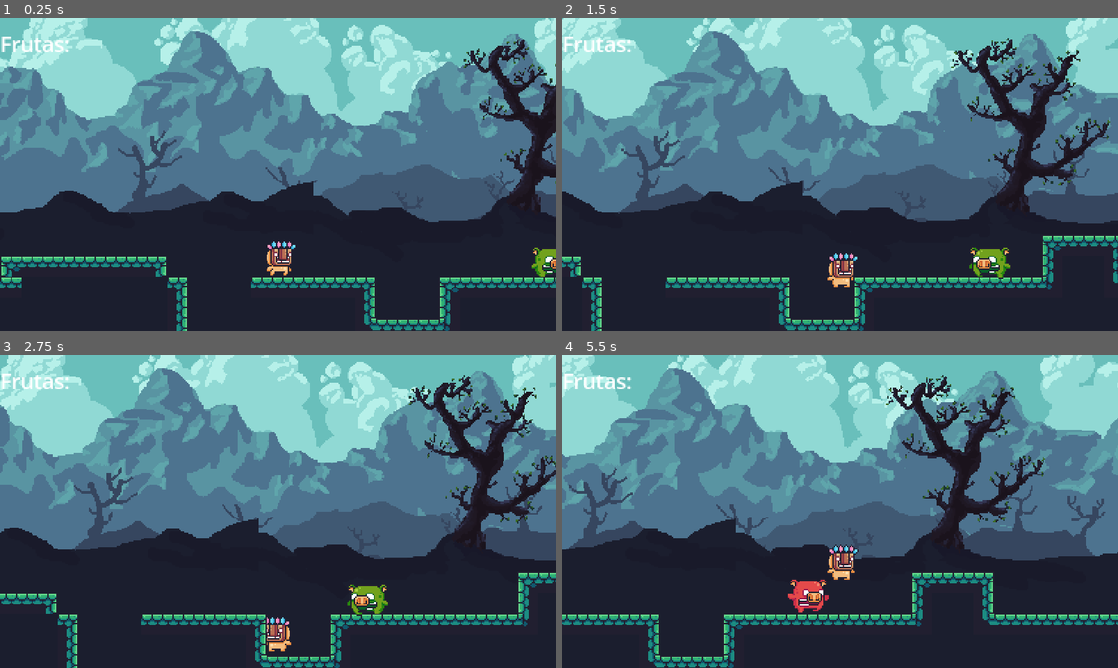
Above: before the commit, frames 1-4 (two rows, left to right).
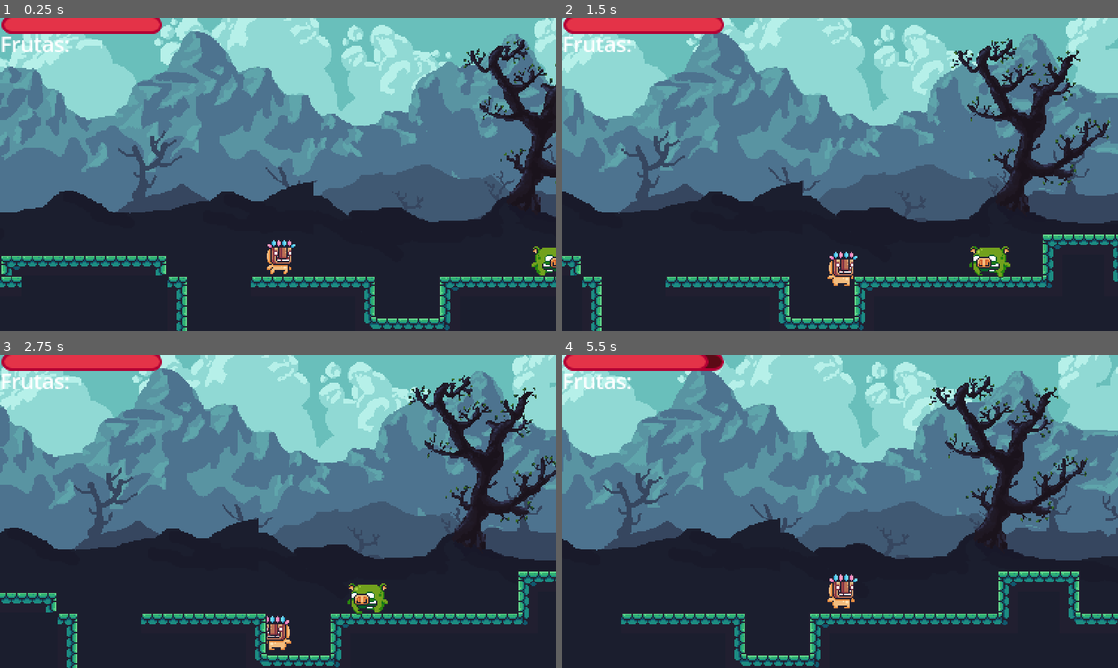
Above: after the commit, the same moments.

Repository: Sergiodevelopersk8/godotjuegoscursos
Game: Godot game, scene res://Player/world.tscn
Same seed, same stepped clock (60 frames per second), same inputs: the game is played once before the commit and once after it.
Inputs:
- Up to frame 1 (0.25 s): no input
- Up to frame 2 (1.5 s): tap Enter (ui_accept) at 0.5, 0.77 s; hold Right (ui_right) from 0.53 s (still down)
- Up to frame 3 (2.75 s): tap Enter (ui_accept) at 1.52 s; release Right (ui_right) at 2.03 s; hold Left (ui_left) from 2.03 s (still down)
- Up to frame 4 (5.5 s): release Left (ui_left) at 2.78 s; hold Right (ui_right) 2.78-4.28 s; tap Enter (ui_accept) at 3.02, 3.77, 4.52 s; hold Left (ui_left) 4.28-5.03 s; hold Right (ui_right) from 5.03 s (still down)

The runs differ from the first frame. In frame 1, 4.4% of the frame differs, in the area x 0-100%, y 0-100%; in frame 2, 4.6%; in frame 3, 4.5%; in frame 4, 39%.

Commit message:
paso al video 55

Diff:
--- /dev/null
+++ b/plataformas/new-game-project/GUI/hpGUI.tres
@@ -0,0 +1,13 @@
+[gd_resource type="StyleBoxFlat" format=3 uid="uid://b7ys6k1gmivun"]
+
+[resource]
+bg_color = Color(0.895346, 0.201182, 0.280375, 1)
+border_width_left = 2
+border_width_top = 2
+border_width_right = 2
+border_width_bottom = 2
+border_color = Color(0.701961, 0, 0.203922, 1)
+corner_radius_top_left = 10
+corner_radius_top_right = 10
+corner_radius_bottom_right = 10
+corner_radius_bottom_left = 10
--- a/plataformas/new-game-project/Personajes/EnemigoCerdito/enemigo_cerdito.gd
+++ b/plataformas/new-game-project/Personajes/EnemigoCerdito/enemigo_cerdito.gd
@@ -8,7 +8,7 @@
 @onready var anim = $AnimationPlayer
 var player
 var canChangeDirection = true
-enum estados {ANGRY, PATRULLAR}
+enum estados {ANGRY, PATRULLAR, MORIRSE}
 var estadoActual = estados.PATRULLAR
 
 func _ready():
@@ -39,6 +39,7 @@
 			direccion = -1
 		elif directionPlayer.x > 0:
 			direccion = 1
+		$Sprite2D.flip_h = true if direccion == 1 else false
 
 
 	if estadoActual == estados.PATRULLAR:
@@ -48,9 +49,28 @@
 			direccion *= -1
 			rayos.scale.x *= -1
 
-	$Sprite2D.flip_h = true if direccion == 1 else false
+		$Sprite2D.flip_h = true if direccion == 1 else false
+
+func takeDmg(damage):
+	vida -= damage
+	if vida <= 0 :
+		$dmgPlayer/CollisionShape2D.set_deferred("disabled",true)
+		estadoActual = estados.MORIRSE
+		anim.play("hurt")
+		$CollisionShape2D.set_deferred("disabled",true)
+		await (anim.animation_finished)
+
+	queue_free()
+
+
 
 
 func _on_ray_timer_timeout():
 	canChangeDirection = true
 	pass # Replace with function body.
+
+
+
+func _on_dmg_player_body_entered(body):
+	if body is Player:
+		body.takeDamage(dmg)
--- a/plataformas/new-game-project/Personajes/EnemigoCerdito/enemigo_cerdito.tscn
+++ b/plataformas/new-game-project/Personajes/EnemigoCerdito/enemigo_cerdito.tscn
@@ -7,7 +7,12 @@
 [sub_resource type="RectangleShape2D" id="RectangleShape2D_32mld"]
 size = Vector2(20, 25)
 
+[sub_resource type="RectangleShape2D" id="RectangleShape2D_23uxt"]
+size = Vector2(25, 24)
+
 [node name="EnemigoCerdito" groups=["Enemigos"] instance=ExtResource("1_ab4iu")]
+collision_layer = 2
+collision_mask = 5
 script = ExtResource("2_hpgt1")
 
 [node name="Sprite2D" parent="." index="0"]
@@ -16,6 +21,7 @@
 vframes = 6
 
 [node name="CollisionShape2D" parent="." index="1"]
+visible = false
 position = Vector2(0.5, 0.5)
 shape = SubResource("RectangleShape2D_32mld")
 
@@ -26,13 +32,23 @@
 
 [node name="RayCastSuelo" type="RayCast2D" parent="Raycast" index="0"]
 target_position = Vector2(0, 20)
+collision_mask = 4
 
 [node name="RayCastMuro" type="RayCast2D" parent="Raycast" index="1"]
 target_position = Vector2(-20, 0)
+collision_mask = 4
 
 [node name="RayTimer" type="Timer" parent="Raycast" index="2"]
 
 [node name="raycastPlayerDetector" type="RayCast2D" parent="." index="4"]
 target_position = Vector2(-50, 0)
 
+[node name="dmgPlayer" type="Area2D" parent="." index="5"]
+collision_layer = 2
+
+[node name="CollisionShape2D" type="CollisionShape2D" parent="dmgPlayer" index="0"]
+position = Vector2(0.5, 3)
+shape = SubResource("RectangleShape2D_23uxt")
+
 [connection signal="timeout" from="Raycast/RayTimer" to="." method="_on_ray_timer_timeout"]
+[connection signal="body_entered" from="dmgPlayer" to="." method="_on_dmg_player_body_entered"]
--- a/plataformas/new-game-project/Personajes/personajes.gd
+++ b/plataformas/new-game-project/Personajes/personajes.gd
@@ -2,4 +2,5 @@
 class_name personajes
 
 var speed := 0
-var vida := 0
+var vida := 1
+var dmg := 1
--- a/plataformas/new-game-project/Personajes/personajes.tscn
+++ b/plataformas/new-game-project/Personajes/personajes.tscn
@@ -35,9 +35,8 @@
 "values": [0]
 }
 
-[sub_resource type="Animation" id="Animation_tmwrq"]
-resource_name = "walk"
-length = 0.5
+[sub_resource type="Animation" id="Animation_b5jtr"]
+resource_name = "hurt"
 loop_mode = 1
 tracks/0/type = "value"
 tracks/0/imported = false
@@ -46,10 +45,10 @@
 tracks/0/interp = 1
 tracks/0/loop_wrap = true
 tracks/0/keys = {
-"times": PackedFloat32Array(0, 0.0333333, 0.0666667, 0.1, 0.133333, 0.166667, 0.2, 0.233333, 0.266667, 0.3, 0.333333, 0.366667, 0.4, 0.433333, 0.466667),
-"transitions": PackedFloat32Array(1, 1, 1, 1, 1, 1, 1, 1, 1, 1, 1, 1, 1, 1, 1),
+"times": PackedFloat32Array(0, 0.0333333, 0.0666667, 0.1, 0.133333),
+"transitions": PackedFloat32Array(1, 1, 1, 1, 1),
 "update": 1,
-"values": [9, 10, 11, 12, 13, 14, 15, 16, 17, 18, 19, 20, 21, 22, 23]
+"values": [40, 41, 42, 43, 44]
 }
 
 [sub_resource type="Animation" id="Animation_vin2q"]
@@ -69,8 +68,9 @@
 "values": [27, 28, 29, 30, 31, 32, 33, 34, 35, 36]
 }
 
-[sub_resource type="Animation" id="Animation_b5jtr"]
-resource_name = "hurt"
+[sub_resource type="Animation" id="Animation_tmwrq"]
+resource_name = "walk"
+length = 0.5
 loop_mode = 1
 tracks/0/type = "value"
 tracks/0/imported = false
@@ -79,10 +79,10 @@
 tracks/0/interp = 1
 tracks/0/loop_wrap = true
 tracks/0/keys = {
-"times": PackedFloat32Array(0, 0.0333333, 0.0666667, 0.1, 0.133333),
-"transitions": PackedFloat32Array(1, 1, 1, 1, 1),
+"times": PackedFloat32Array(0, 0.0333333, 0.0666667, 0.1, 0.133333, 0.166667, 0.2, 0.233333, 0.266667, 0.3, 0.333333, 0.366667, 0.4, 0.433333, 0.466667),
+"transitions": PackedFloat32Array(1, 1, 1, 1, 1, 1, 1, 1, 1, 1, 1, 1, 1, 1, 1),
 "update": 1,
-"values": [40, 41, 42, 43, 44]
+"values": [9, 10, 11, 12, 13, 14, 15, 16, 17, 18, 19, 20, 21, 22, 23]
 }
 
 [sub_resource type="AnimationLibrary" id="AnimationLibrary_kfreh"]
--- a/plataformas/new-game-project/Player/player.gd
+++ b/plataformas/new-game-project/Player/player.gd
@@ -5,15 +5,34 @@
 var direccion := 0.0
 const jump := 250
 var gravity := 9
+var damage = 1
+var vida := 10 :
+	set(val):
+		vida = val
+		$PlayerGUI/HPProgressBar.value = vida
+
 @onready var anim = $AnimationPlayer
 @onready var sprite :=$Sprite2D
 @onready var frutaslabel := $PlayerGUI/HBoxContainer/FrutasLabel
+@onready var raycastDmg := $RayCastDmg
+
+enum estados  {NORMAL, HERIDO}
+var estadoActual = estados.NORMAL
+
+
+
 func _ready():
+	$PlayerGUI/HPProgressBar.value = vida
 	Global.player = self
 
 
 
 func _physics_process(delta):
+	if estadoActual == estados.NORMAL:
+		procesarNormal(delta)
+
+
+func procesarNormal(delta):
 	direccion = Input.get_axis("ui_left","ui_right")
 	velocity.x = direccion * speed
 
@@ -30,9 +49,37 @@
 		velocity.y += gravity
 
 
+	move_and_slide()
+
+func _process(delta):
+	for ray in raycastDmg.get_children():
+		if ray.is_colliding():
+			var colision = ray.get_collider()
+			if colision.is_in_group("Enemigos"):
+				if colision.has_method("takeDmg"):
+					colision.takeDmg(damage)
 
 
-	move_and_slide()
+
 
 func actualizaInterfazFrutas():
 	frutaslabel.text = str(Global.frutas)
+
+func takeDamage(dmg):
+	if estadoActual != estados.HERIDO:
+		vida -= dmg
+		anim.play("herido")
+		estadoActual = estados.HERIDO
+		if vida <= 0:
+			morir()
+
+
+
+func morir():
+	get_tree().reload_current_scene()
+
+
+func _on_animation_player_animation_finished(anim_name):
+	match anim_name:
+		"herido":
+			estadoActual = estados.NORMAL
--- a/plataformas/new-game-project/Player/player.tscn
+++ b/plataformas/new-game-project/Player/player.tscn
@@ -1,9 +1,10 @@
-[gd_scene load_steps=12 format=3 uid="uid://btx5a2eak7h6o"]
+[gd_scene load_steps=15 format=3 uid="uid://btx5a2eak7h6o"]
 
 [ext_resource type="Texture2D" uid="uid://bei7x67psb4c4" path="res://Assets_PixelAdventure/Main Characters/Mask Dude.png" id="1_bpe0d"]
 [ext_resource type="Script" path="res://Player/player.gd" id="1_ijcur"]
 [ext_resource type="Script" path="res://Player/camera_2d.gd" id="3_rk2ot"]
 [ext_resource type="LabelSettings" uid="uid://cckx0l3uvq558" path="res://Player/GUIText.tres" id="4_i2qdx"]
+[ext_resource type="StyleBox" uid="uid://b7ys6k1gmivun" path="res://GUI/hpGUI.tres" id="5_8o4md"]
 
 [sub_resource type="RectangleShape2D" id="RectangleShape2D_enusm"]
 size = Vector2(19, 22)
@@ -89,16 +90,46 @@
 "values": [11, 12, 13, 14, 15, 16, 17, 18, 19, 20, 21, 22]
 }
 
+[sub_resource type="Animation" id="Animation_5750k"]
+resource_name = "herido"
+length = 0.3
+tracks/0/type = "value"
+tracks/0/imported = false
+tracks/0/enabled = true
+tracks/0/path = NodePath("Sprite2D:frame")
+tracks/0/interp = 1
+tracks/0/loop_wrap = true
+tracks/0/keys = {
+"times": PackedFloat32Array(0, 0.0333333, 0.0666667, 0.1, 0.133333, 0.166667, 0.2),
+"transitions": PackedFloat32Array(1, 1, 1, 1, 1, 1, 1),
+"update": 1,
+"values": [36, 37, 38, 39, 40, 41, 42]
+}
+
 [sub_resource type="AnimationLibrary" id="AnimationLibrary_puj85"]
 _data = {
 "RESET": SubResource("Animation_8nfl4"),
 "fall": SubResource("Animation_0xdfi"),
+"herido": SubResource("Animation_5750k"),
 "idle": SubResource("Animation_5h70d"),
 "jump": SubResource("Animation_gt367"),
 "walk": SubResource("Animation_pk87m")
 }
 
+[sub_resource type="StyleBoxFlat" id="StyleBoxFlat_vw4sj"]
+bg_color = Color(0.362903, 0.038659, 0.083906, 1)
+border_width_left = 2
+border_width_top = 2
+border_width_right = 2
+border_width_bottom = 2
+border_color = Color(0.701961, 0, 0.203922, 1)
+corner_radius_top_left = 10
+corner_radius_top_right = 10
+corner_radius_bottom_right = 10
+corner_radius_bottom_left = 10
+
 [node name="Player" type="CharacterBody2D" groups=["Player"]]
+collision_mask = 6
 script = ExtResource("1_ijcur")
 
 [node name="Sprite2D" type="Sprite2D" parent="."]
@@ -134,3 +165,32 @@
 [node name="FrutasLabel" type="Label" parent="PlayerGUI/HBoxContainer"]
 texture_filter = 2
 layout_mode = 2
+
+[node name="HPProgressBar" type="ProgressBar" parent="PlayerGUI"]
+offset_left = 1.0
+offset_top = -2.0
+offset_right = 124.0
+offset_bottom = 12.0
+theme_override_styles/background = SubResource("StyleBoxFlat_vw4sj")
+theme_override_styles/fill = ExtResource("5_8o4md")
+max_value = 10.0
+value = 5.0
+show_percentage = false
+
+[node name="RayCastDmg" type="Node2D" parent="."]
+
+[node name="RayCast2D" type="RayCast2D" parent="RayCastDmg"]
+target_position = Vector2(0, 23)
+collision_mask = 2
+
+[node name="RayCast2D2" type="RayCast2D" parent="RayCastDmg"]
+position = Vector2(-7, 0)
+target_position = Vector2(0, 23)
+collision_mask = 2
+
+[node name="RayCast2D3" type="RayCast2D" parent="RayCastDmg"]
+position = Vector2(7, 0)
+target_position = Vector2(0, 23)
+collision_mask = 2
+
+[connection signal="animation_finished" from="AnimationPlayer" to="." method="_on_animation_player_animation_finished"]
--- a/plataformas/new-game-project/Player/world.tscn
+++ b/plataformas/new-game-project/Player/world.tscn
@@ -74,7 +74,8 @@
 0:9/0/terrains_peering_bit/top_right_corner = 0
 
 [sub_resource type="TileSet" id="TileSet_r7eb4"]
-physics_layer_0/collision_layer = 1
+physics_layer_0/collision_layer = 4
+physics_layer_0/collision_mask = 7
 terrain_set_0/mode = 1
 terrain_set_0/terrain_0/name = "Terrain 0"
 terrain_set_0/terrain_0/color = Color(0.5, 0.34375, 0.25, 1)
@@ -86,6 +87,7 @@
 position = Vector2(741, 110)
 
 [node name="TileMap" type="TileMap" parent="."]
+position = Vector2(0, -1)
 tile_set = SubResource("TileSet_r7eb4")
 format = 2
 layer_0/tile_data = PackedInt32Array(524291, 196608, 9, 524292, 65536, 8, 524293, 65536, 8, 524290, 0, 9, 393218, 0, 9, …(2390 unchanged characters)…
--- a/plataformas/new-game-project/project.godot
+++ b/plataformas/new-game-project/project.godot
@@ -27,6 +27,12 @@
 window/size/window_height_override=720
 window/stretch/mode="viewport"
 
+[layer_names]
+
+2d_physics/layer_1="Player"
+2d_physics/layer_2="enemigos"
+2d_physics/layer_3="world"
+
 [rendering]
 
 textures/canvas_textures/default_texture_filter=0
Not shown: 1 places in plataformas/new-game-project/Personajes/EnemigoCerdito/enemigo_cerdito.tscn that only renumber resources
